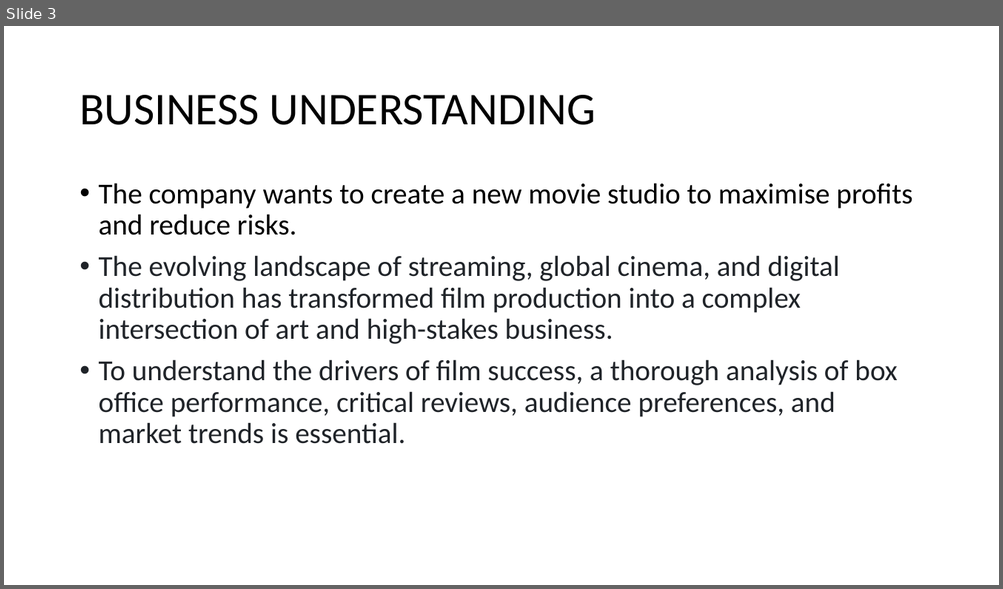
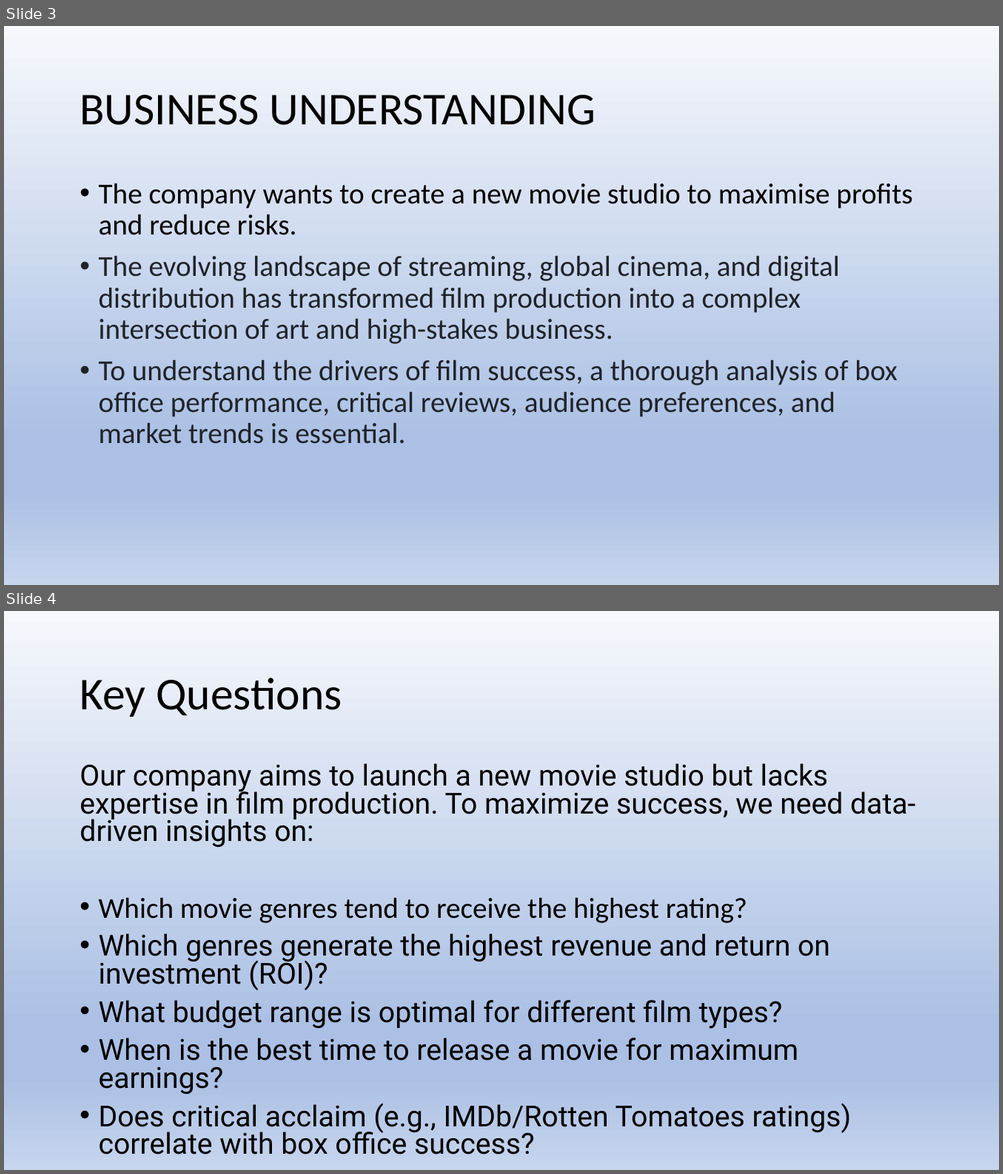
Before and after one commit to RomeC-137/Phase-G-2-Project, a slide deck: presentation.pdf.pptx. Shown one above the other, each under a label of ours: slide 3 before the commit, slides 3 and 4 after it. The pictures are 1003x589 and 1003x1174 pixels, drawn with LibreOffice and Linux fonts; fonts in the diff are those of the drawing. Boxes give left, top, right and bottom in pixels: in the first picture for what was removed or moved away, otherwise in the second. Text is boxed around its words. In the diff, an @@ line names an element or a change of style, - is before the commit and + after.

```diff
--- a/presentation.pdf.pptx
+++ b/presentation.pdf.pptx
@@ slide 4 added at <box>4,611,999,1170</box>, background gradient #F6F8FC to #ABC0E4 to #C7D5ED @@
@@ title added at <box>79,678,341,717</box>, 44 pt, text #000000 @@
+Key Questions
@@ text added at <box>79,763,915,1134</box>, 28 pt, text #000000 @@
+Our company aims to launch a new movie studio but lacks expertise in film production. To maximize success, we need data-driven insights on:
+• Which movie genres tend to receive the highest rating?
+• Which genres generate the highest revenue and return on investment (ROI)?
+• What budget range is optimal for different film types?
+• When is the best time to release a movie for maximum earnings?
+• Does critical acclaim (e.g., IMDb/Rotten Tomatoes ratings) correlate with box office success?
@@ slide 3 changed as well @@
@@ background #FFFFFF to gradient #F6F8FC to #ABC0E4 to #C7D5ED @@
```
Also in this commit, not shown: 2 other slides changed, 12 other slides added.
